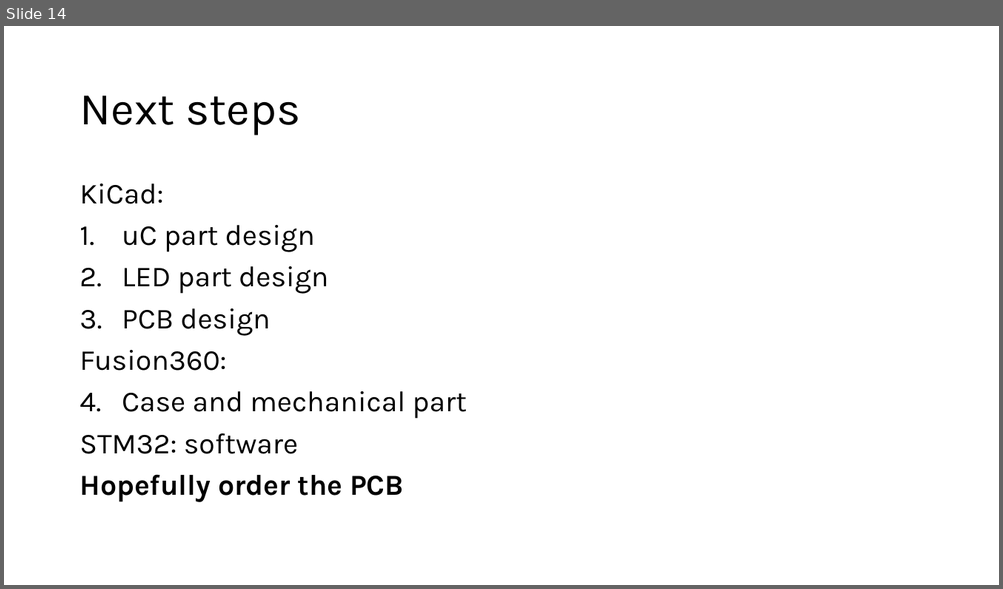
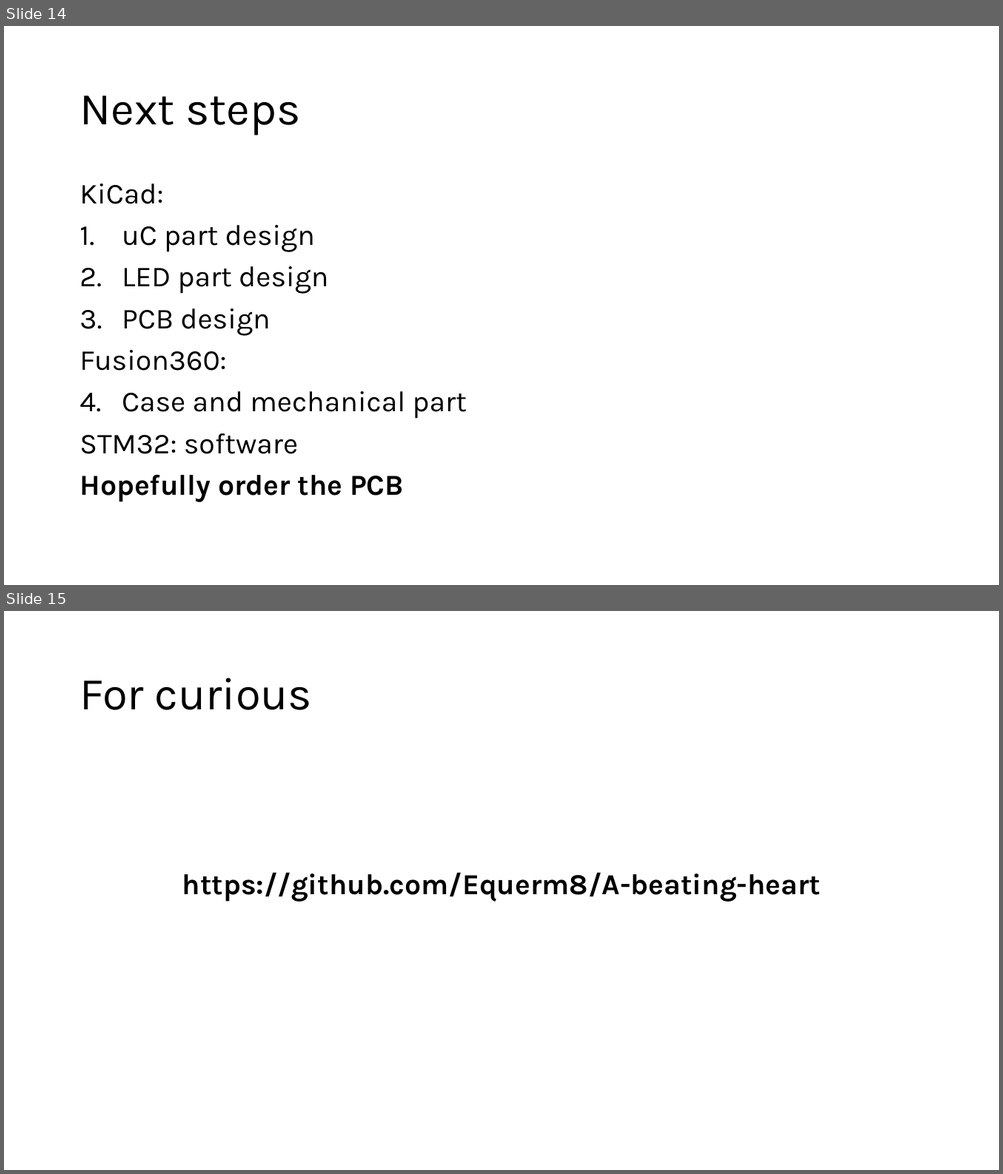
Before and after one commit to Equerm8/A-beating-heart, a slide deck: docs/pres2.pptx. Shown one above the other, each under a label of ours: slide 14 before the commit, slides 14 and 15 after it. The pictures are 1003x589 and 1003x1174 pixels, drawn with LibreOffice and Linux fonts; fonts in the diff are those of the drawing. Boxes give left, top, right and bottom in pixels: in the first picture for what was removed or moved away, otherwise in the second. Text is boxed around its words. In the diff, an @@ line names an element or a change of style, - is before the commit and + after.

```diff
--- a/docs/pres2.pptx
+++ b/docs/pres2.pptx
@@ slide 15 added at box(4, 611, 999, 1170), background #FFFFFF @@
@@ title added at box(79, 678, 312, 710), 44 pt, text #000000 @@
+For curious
@@ text added at box(182, 872, 820, 902), 28 pt, text #000000, bold @@
+https://github.com/Equerm8/A-beating-heart
```
Also in this commit, not shown: 9 other files.
